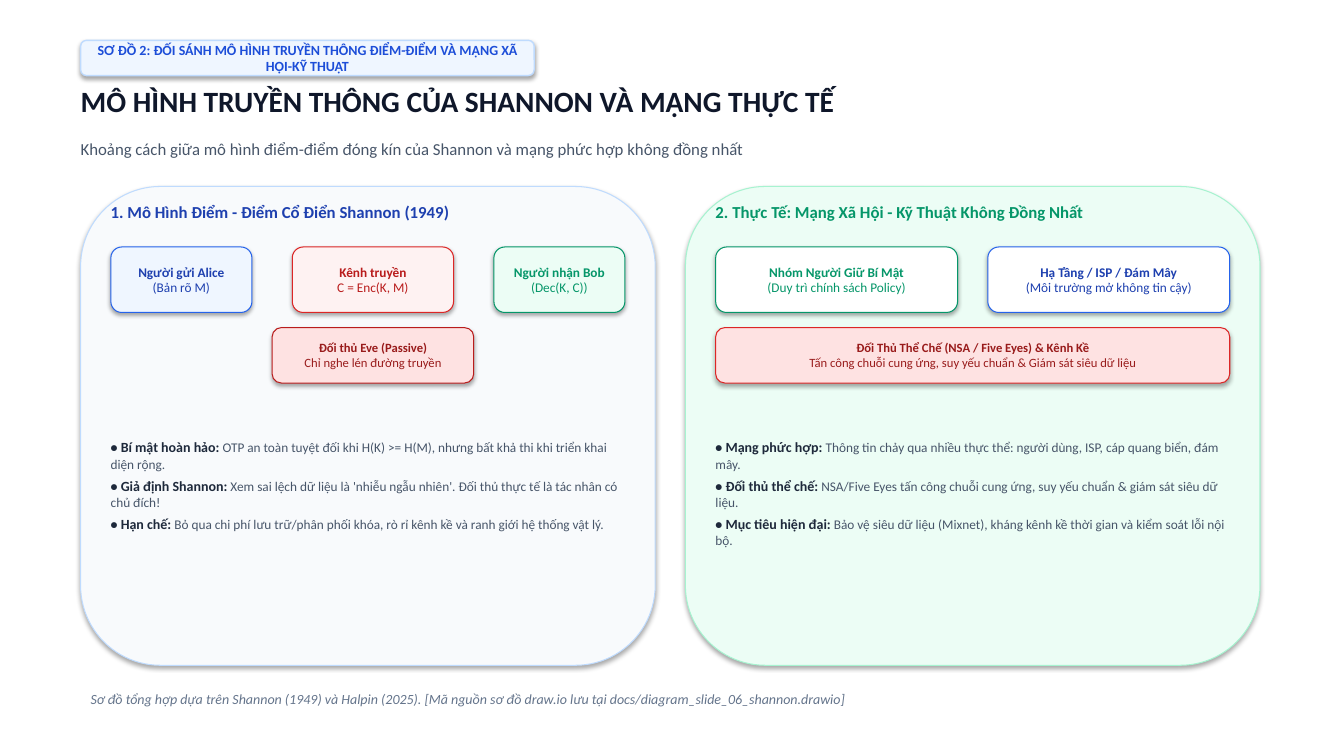
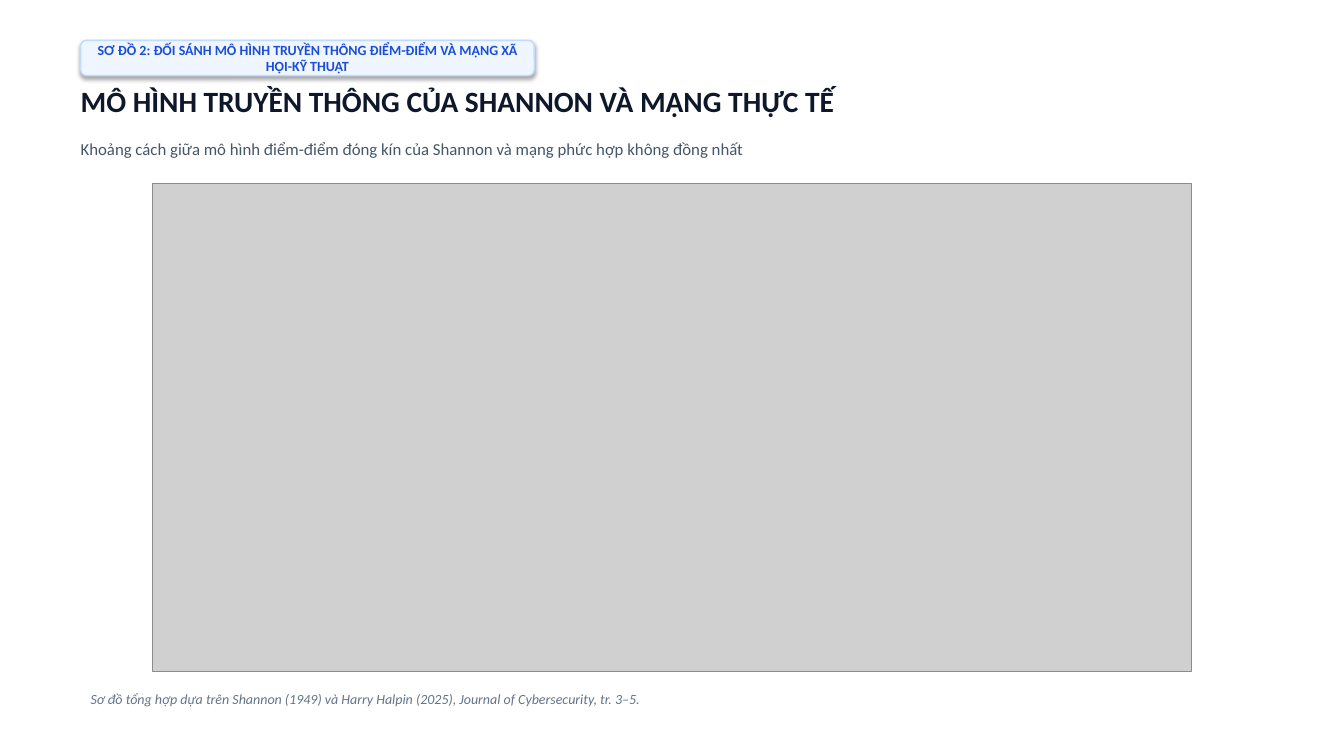
Before and after one commit to kietvo5924/ATBMHTTT_DT005_FileIntegrity, a slide deck: slide 5 of Bao_Cao_Giua_Ky_DT05_Final.pptx. Drawn at 1344x756 pixels with LibreOffice and Linux fonts; fonts in the diff are those of the drawing; grey boxes stand for pictures. Boxes give left, top, right and bottom in pixels: in the first picture for what was removed or moved away, otherwise in the second. Text is boxed around its words. In the diff, an @@ line names an element or a change of style, - is before the commit and + after.

```diff
--- a/Bao_Cao_Giua_Ky_DT05_Final.pptx
+++ b/Bao_Cao_Giua_Ky_DT05_Final.pptx
@@ rounded rectangle removed at (81, 187, 655, 665) @@
@@ text removed at (111, 205, 449, 221) @@
-1. Mô Hình Điểm - Điểm Cổ Điển Shannon (1949)
@@ picture added at (153, 184, 1192, 671) @@
@@ rounded rectangle removed at (686, 187, 1260, 665) @@
@@ text removed at (715, 204, 1083, 221) @@
-2. Thực Tế: Mạng Xã Hội - Kỹ Thuật Không Đồng Nhất
@@ rounded rectangle removed at (111, 247, 252, 313) @@
-Người gửi Alice
-(Bản rõ M)
@@ rounded rectangle removed at (292, 247, 454, 313) @@
-Kênh truyền
-C = Enc(K, M)
@@ rounded rectangle removed at (494, 247, 625, 313) @@
-Người nhận Bob
-(Dec(K, C))
@@ rounded rectangle removed at (716, 247, 958, 313) @@
-Nhóm Người Giữ Bí Mật
-(Duy trì chính sách Policy)
@@ rounded rectangle removed at (988, 247, 1230, 313) @@
-Hạ Tầng / ISP / Đám Mây
-(Môi trường mở không tin cậy)
@@ rounded rectangle removed at (272, 328, 474, 383) @@
-Đối thủ Eve (Passive)
-Chỉ nghe lén đường truyền
@@ rounded rectangle removed at (716, 328, 1230, 383) @@
-Đối Thủ Thể Chế (NSA / Five Eyes) & Kênh Kề
-Tấn công chuỗi cung ứng, suy yếu chuẩn & Giám sát siêu dữ liệu
@@ text removed at (121, 442, 618, 532) @@
-• Bí mật hoàn hảo: OTP an toàn tuyệt đối khi H(K) >= H(M), nhưng bất khả thi khi triển khai diện rộng.
-• Giả định Shannon: Xem sai lệch dữ liệu là 'nhiễu ngẫu nhiên'. Đối thủ thực tế là tác nhân có chủ đích!
-• Hạn chế: Bỏ qua chi phí lưu trữ/phân phối khóa, rò rỉ kênh kề và ranh giới hệ thống vật lý.
@@ text removed at (715, 441, 1224, 547) @@
-• Mạng phức hợp: Thông tin chảy qua nhiều thực thể: người dùng, ISP, cáp quang biển, đám mây.
-• Đối thủ thể chế: NSA/Five Eyes tấn công chuỗi cung ứng, suy yếu chuẩn & giám sát siêu dữ liệu.
-• Mục tiêu hiện đại: Bảo vệ siêu dữ liệu (Mixnet), kháng kênh kề thời gian và kiểm soát lỗi nội bộ.
@@ text at (91, 693, 640, 707): text changed @@
-Sơ đồ tổng hợp dựa trên Shannon (1949) và Halpin (2025). [Mã nguồn sơ đồ draw.io lưu tại docs/diagram_slide_06_shannon.drawio]
+Sơ đồ tổng hợp dựa trên Shannon (1949) và Harry Halpin (2025), Journal of Cybersecurity, tr. 3–5.
```
Also in this commit, not shown: 3 other slides changed, 20 other files.
